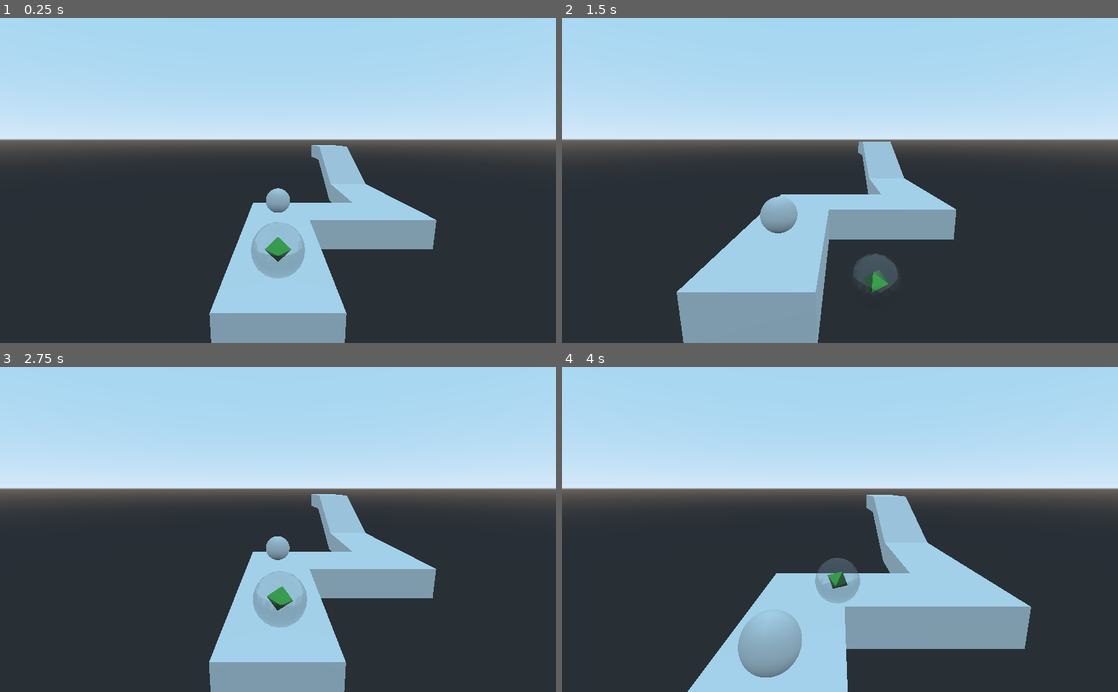
Above: before the commit, frames 1-4 (two rows, left to right).
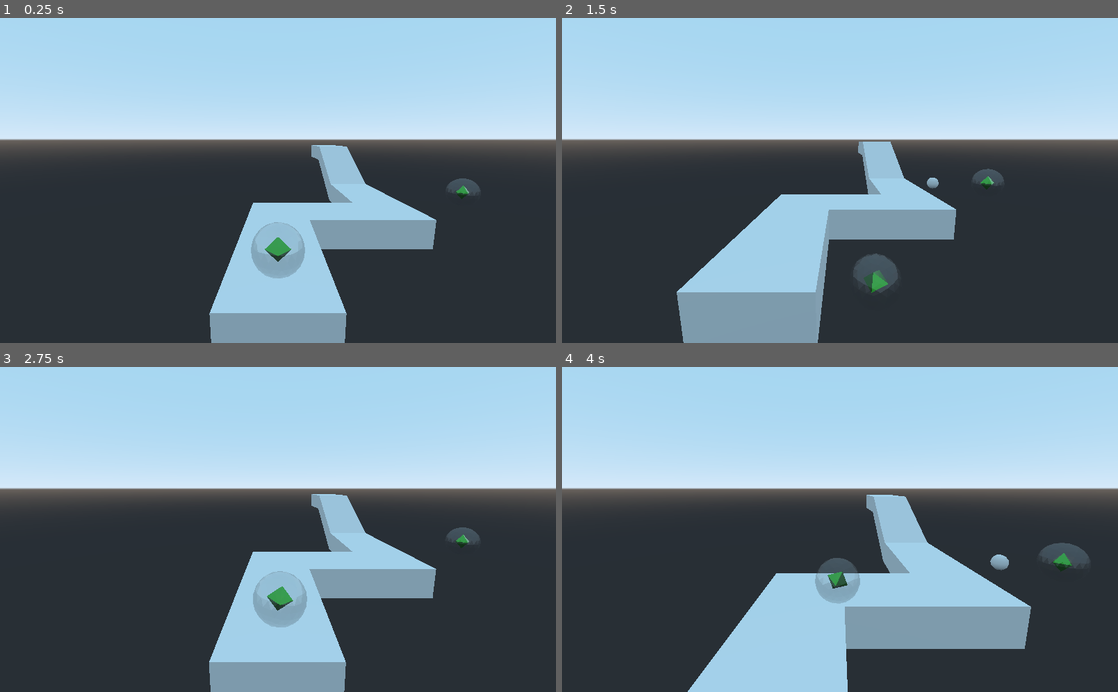
Above: after the commit, the same moments.

Repository: Theo-Fafet/mix-and-game-jam-2020
Game: Godot game, scene res://ExampleScene.tscn
The game is run twice, just before and just after one commit, with the same random seed, the same clock (stepped at 60 frames per second) and the same inputs.
Inputs:
- Up to frame 1 (0.25 s): no input
- Up to frame 2 (1.5 s): hold Right (ui_right) 0.53-1.28 s; hold Down (ui_down) from 1.28 s (still down)
- Up to frame 3 (2.75 s): release Down (ui_down) at 2.03 s; hold Right (ui_right) from 2.03 s (still down)
- Up to frame 4 (4 s): release Right (ui_right) at 2.78 s; hold Up (ui_up) 2.78-3.53 s; hold Left (ui_left) from 3.53 s (still down)

The runs differ from the first frame. In frame 1, 0.5% of the frame differs, in the area x 47-87%, y 49-60%; in frame 2, 0.8%; in frame 3, 0.5%; in frame 4, 2.1%, in the area x 31-95%, y 54-96%.

Commit message:
Basic turret

Diff:
--- a/3D/Turret/Nodes/Bullet.gd
+++ b/3D/Turret/Nodes/Bullet.gd
@@ -4,7 +4,7 @@
 # var a = 2
 # var b = "text"
 onready var rb: RigidBody = $"BulletRB"
-onready var direction: Vector3 = Vector3(0,0,-1)
+export(Vector3) var direction = Vector3(0,0,-1)
 
 # Called when the node enters the scene tree for the first time.
 func _ready():
--- a/3D/Turret/Nodes/Bullet.tscn
+++ b/3D/Turret/Nodes/Bullet.tscn
@@ -1,13 +1,11 @@
-[gd_scene load_steps=4 format=2]
+[gd_scene load_steps=3 format=2]
 
 [ext_resource path="res://3D/Turret/Nodes/Bullet.gd" type="Script" id=1]
 
 [sub_resource type="SphereShape" id=1]
 
-[sub_resource type="SphereMesh" id=2]
-
 [node name="Bullet" type="Spatial"]
-transform = Transform( 0.2, 0, 0, 0, 0.2, 0, 0, 0, 0.2, 0, 0, 0 )
+transform = Transform( 0.1, 0, 0, 0, 0.1, 0, 0, 0, 0.1, 0, 0, 0 )
 script = ExtResource( 1 )
 
 [node name="BulletRB" type="RigidBody" parent="."]
@@ -21,6 +19,5 @@
 [node name="CollisionShape" type="CollisionShape" parent="BulletRB"]
 shape = SubResource( 1 )
 
-[node name="CSGMesh" type="CSGMesh" parent="BulletRB"]
-mesh = SubResource( 2 )
+[node name="CSGSphere" type="CSGSphere" parent="BulletRB"]
 [connection signal="body_entered" from="BulletRB" to="." method="_on_BulletRB_body_entered"]
--- a/3D/Turret/Nodes/Turret.tscn
+++ b/3D/Turret/Nodes/Turret.tscn
@@ -15,6 +15,9 @@
 }
 
 [node name="TurretRB" type="RigidBody" parent="."]
+axis_lock_linear_x = true
+axis_lock_linear_y = true
+axis_lock_linear_z = true
 
 [node name="SphereCS" type="CollisionShape" parent="TurretRB"]
 shape = SubResource( 1 )
@@ -25,4 +28,5 @@
 material/1 = ExtResource( 4 )
 
 [node name="Timer" type="Timer" parent="."]
+autostart = true
 [connection signal="timeout" from="Timer" to="." method="_on_Timer_timeout"]
--- a/ExampleScene.tscn
+++ b/ExampleScene.tscn
@@ -2,7 +2,7 @@
 
 [ext_resource path="res://3D/Levels/Example/ExampleLevel.tscn" type="PackedScene" id=1]
 [ext_resource path="res://3D/Ball/Nodes/Ball.tscn" type="PackedScene" id=2]
-[ext_resource path="res://3D/Turret/Nodes/Bullet.tscn" type="PackedScene" id=3]
+[ext_resource path="res://3D/Turret/Nodes/Turret.tscn" type="PackedScene" id=3]
 
 [sub_resource type="BoxShape" id=1]
 
@@ -19,6 +19,8 @@
 [node name="CollisionShape" type="CollisionShape" parent="DeathPlane"]
 shape = SubResource( 1 )
 
-[node name="Bullet" parent="." instance=ExtResource( 3 )]
-transform = Transform( 0.2, 0, 0, 0, 0.2, 0, 0, 0, 0.2, 0, 0.259064, 1.94774 )
+[node name="Turret" parent="." instance=ExtResource( 3 )]
+transform = Transform( 1, 0, 0, 0, 1, 0, 0, 0, 1, -3.27829, 0.325099, 2.02801 )
+fire_rate = 3.0
+bullet_speed = 2.0
 [connection signal="body_entered" from="DeathPlane" to="Spatial/Ball" method="_on_Area_body_entered"]
--- a/Scripts/BallController.gd
+++ b/Scripts/BallController.gd
@@ -5,11 +5,6 @@
 
 onready var rb: RigidBody = $"BallRB"
 onready var core: MeshInstance = $"BallRB/BallMesh/CoreMesh"
-
-var _initial_position
-
-func _ready():
-	_initial_position = get_global_transform().origin
 
 func get_torque() -> Vector3:
 	var right = Input.get_action_strength("ui_right")
--- a/Scripts/TurretFire.gd
+++ b/Scripts/TurretFire.gd
@@ -4,10 +4,15 @@
 # var a = 2
 # var b = "text"
 
-onready var num_bullets: int
+onready var bulletPacked = preload("res://3D/Turret/Nodes/Bullet.tscn")
+export(int) var num_bullets = 1
+export(float) var fire_rate = 1
+export(float) var bullet_speed = 1
+
 
 # Called when the node enters the scene tree for the first time.
 func _ready():
+	$Timer.wait_time = fire_rate
 	pass # Replace with function body.
 
 # Called every frame. 'delta' is the elapsed time since the previous frame.
@@ -15,9 +20,14 @@
 #	pass
 
 func _on_Timer_timeout():
+	print(global_transform.basis.x)
+	print("fire!")
 	spawn_bullet()
 	pass # Replace with function body.
 
 
 func spawn_bullet():
-	var angle = 0
+	var bullet = bulletPacked.instance();
+	bullet.direction = bullet_speed * global_transform.basis.x
+	#bullet.tra(get_global_transform().origin)
+	call_deferred("add_child",bullet)
